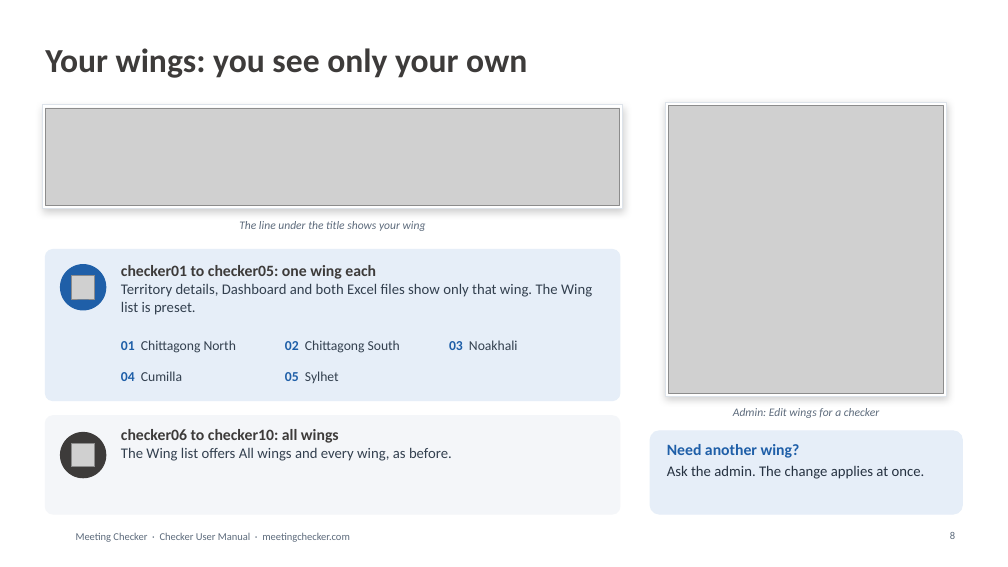
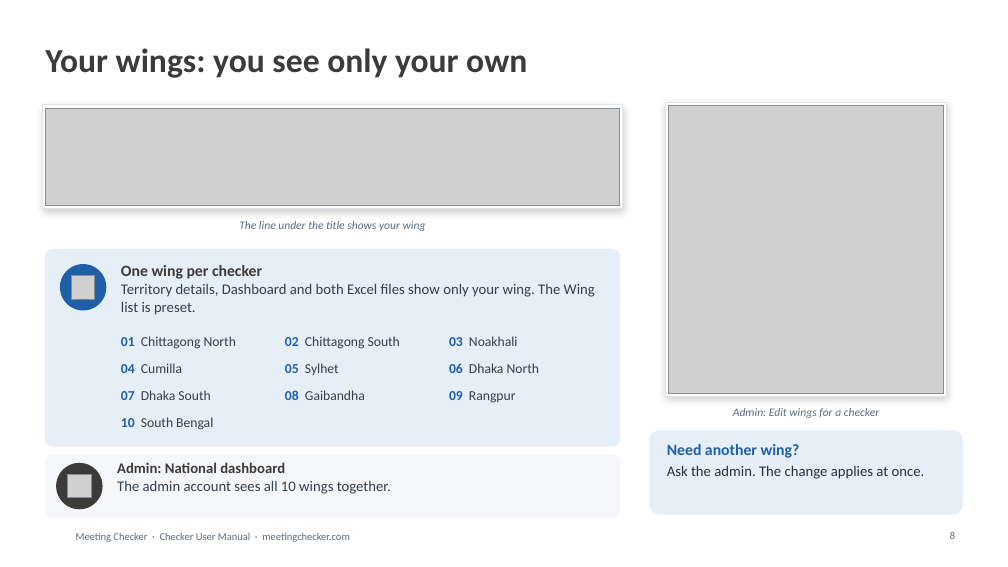
Before and after one commit to asefameerador96-ctrl/Meeting-Checker, a slide deck: slide 8 of docs/user-manuals/Meeting_Checker_Checker_User_Manual.pptx. Drawn at 1008x567 pixels with LibreOffice and Linux fonts; fonts in the diff are those of the drawing; grey boxes stand for pictures; background and template pictures are left out. Boxes give left, top, right and bottom in pixels: in the first picture for what was removed or moved away, otherwise in the second. Text is boxed around its words. In the diff, an @@ line names an element or a change of style, - is before the commit and + after.

```diff
--- a/docs/user-manuals/Meeting_Checker_Checker_User_Manual.pptx
+++ b/docs/user-manuals/Meeting_Checker_Checker_User_Manual.pptx
@@ rounded rectangle at (x1=45, y1=250, x2=620, y2=446): proportions changed @@
@@ rounded rectangle resized from (x1=45, y1=250, x2=620, y2=401) to (x1=45, y1=250, x2=620, y2=446) @@
@@ text at (x1=121, y1=265, x2=595, y2=315): text changed @@
-checker01 to checker05: one wing each
-Territory details, Dashboard and both Excel files show only that wing. The Wing list is preset.
+One wing per checker
+Territory details, Dashboard and both Excel files show only your wing. The Wing list is preset.
@@ 3 texts moved together from (x1=121, y1=340, x2=518, y2=353) to (x1=121, y1=336, x2=518, y2=349) @@
@@ text "04 Cumilla" moved from (x1=121, y1=371, x2=182, y2=381) to (x1=121, y1=363, x2=182, y2=373) @@
@@ text "05 Sylhet" moved from (x1=285, y1=371, x2=339, y2=383) to (x1=285, y1=363, x2=339, y2=375) @@
@@ text added at (x1=449, y1=363, x2=539, y2=373), 13 pt, text #33404F @@
+06 Dhaka North
@@ text added at (x1=121, y1=390, x2=210, y2=400), 13 pt, text #33404F @@
+07 Dhaka South
@@ text added at (x1=121, y1=417, x2=213, y2=430), 13 pt, text #33404F @@
+10 South Bengal
@@ text added at (x1=285, y1=390, x2=365, y2=400), 13 pt, text #33404F @@
+08 Gaibandha
@@ text added at (x1=449, y1=391, x2=516, y2=403), 13 pt, text #33404F @@
+09 Rangpur
@@ text removed at (x1=121, y1=429, x2=452, y2=461) @@
-checker06 to checker10: all wings
-The Wing list offers All wings and every wing, as before.
@@ rounded rectangle resized from (x1=45, y1=416, x2=620, y2=514) to (x1=45, y1=455, x2=620, y2=517) @@
@@ rounded rectangle at (x1=45, y1=455, x2=620, y2=517): proportions changed @@
@@ ellipse moved from (x1=60, y1=433, x2=106, y2=478) to (x1=57, y1=464, x2=102, y2=509) @@
@@ picture moved from (x1=71, y1=443, x2=95, y2=467) to (x1=67, y1=474, x2=91, y2=498) @@
@@ text added at (x1=117, y1=462, x2=391, y2=494), 14 pt, text #33404F @@
+Admin: National dashboard
+The admin account sees all 10 wings together.
```
Also in this commit, not shown: 1 other slide changed.
